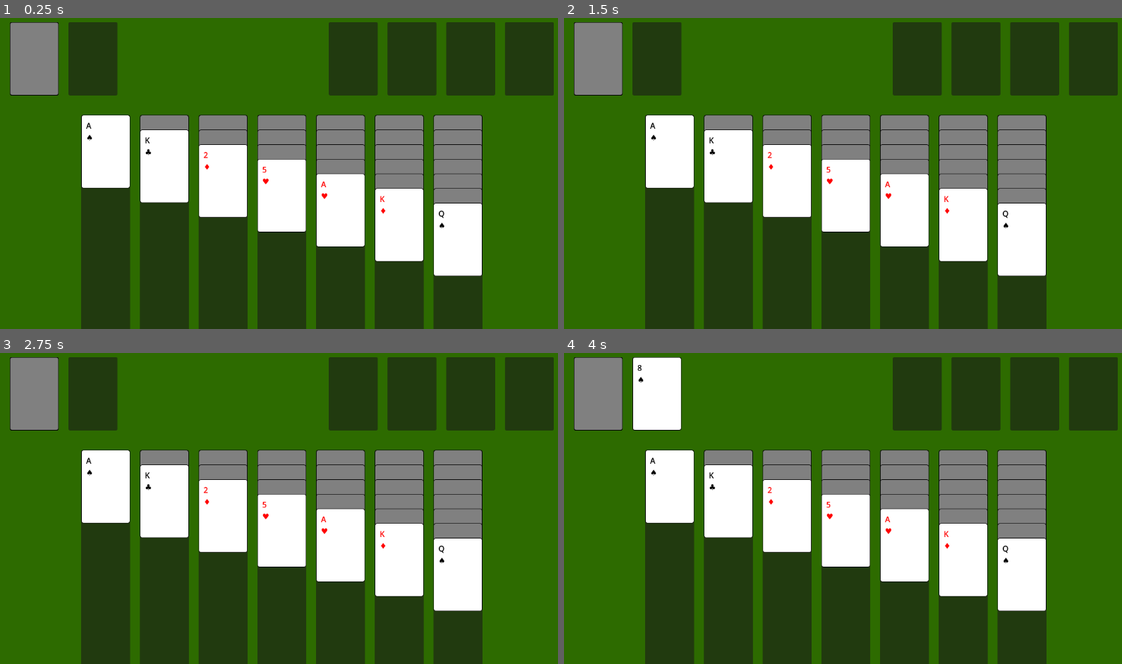
Above: before the commit, frames 1-4 (two rows, left to right).
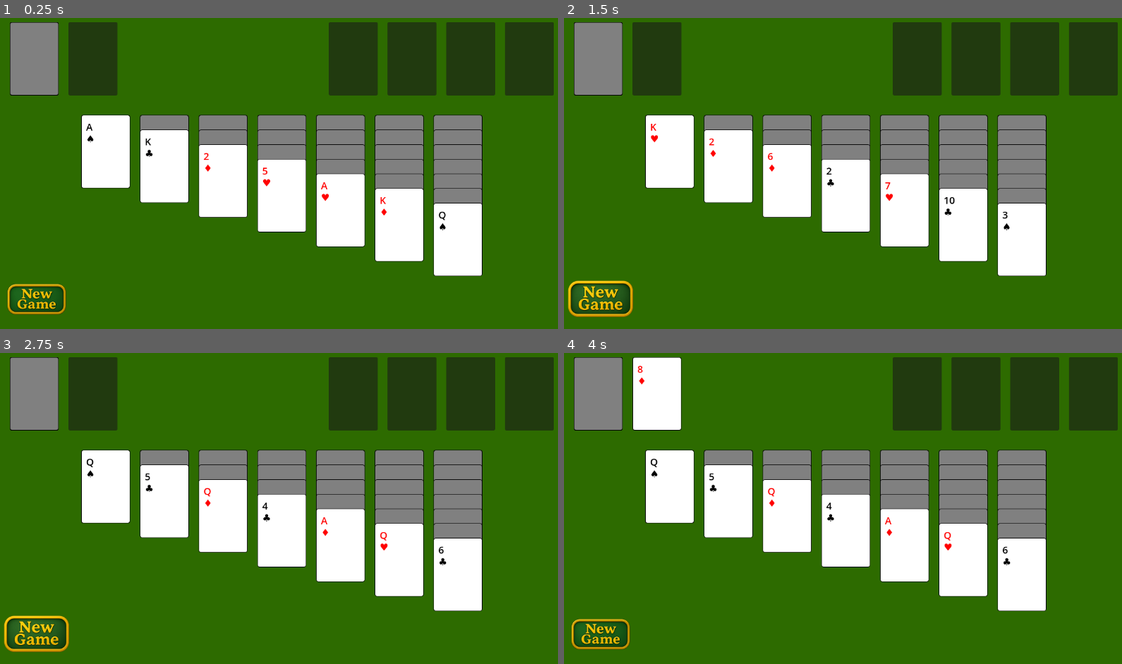
Above: after the commit, the same moments.

Repository: damiankk/CardKing
Game: Godot game, scene res://main.tscn
The game is run twice, just before and just after one commit, with the same random seed, the same clock (stepped at 60 frames per second) and the same inputs.
Inputs (mouse positions are in pixels of both pictures, inside the frame that each line leads up to):
- Up to frame 1 (0.25 s): no input
- Up to frame 2 (1.5 s): click (603, 297) at 0.52 s; click (603, 297) at 1.27 s
- Up to frame 3 (2.75 s): click (39, 632) at 2.02 s
- Up to frame 4 (4 s): tap Enter at 2.75 s; drag from (597, 393) to (904, 436) at 2.77 s; tap Space at 3.5 s; drag from (597, 393) to (815, 567) at 3.52 s

The runs differ from the first frame. In frame 1, 20% of the frame differs, in the area x 1-87%, y 33-100%; in frame 2, 21%, in the area x 0-87%, y 33-100%; in frame 3, 21%; in frame 4, 20%.

Commit message:
added new game button

Diff:
--- a/Scenes/card.tscn
+++ b/Scenes/card.tscn
@@ -30,6 +30,7 @@
 offset_right = 50.0
 offset_bottom = 33.0
 theme_override_colors/font_color = Color(0, 0, 0, 1)
+theme_override_font_sizes/font_size = 20
 text = "A"
 
 [node name="SuitLabel" type="Label" parent="."]
@@ -39,6 +40,7 @@
 offset_right = 50.0
 offset_bottom = 58.0
 theme_override_colors/font_color = Color(0, 0, 0, 1)
+theme_override_font_sizes/font_size = 20
 text = "♠"
 
 [node name="Background" type="Panel" parent="."]
--- a/deck.gd
+++ b/deck.gd
@@ -111,7 +111,7 @@
 				dealt_card.position = Vector2(0, j * TABLEAU_Y_OFFSET)
 				# Inside the 'if dealt_card:' block in deal_initial_tableau
 				if j == i: # Is this the last card for this pile?
-					print("Setting card (Pile ", i, ", Card ", j, ") FACE UP") # Debug print
+					#print("Setting card (Pile ", i, ", Card ", j, ") FACE UP") # Debug print
 					dealt_card.set_face_up(true)
 					dealt_card.set_interactive(true)
 				else: # This is a card that should be face down
@@ -467,3 +467,8 @@
 		return
 
 	deselect_selected_card()
+
+
+func _on_texture_button_pressed() -> void:
+	print("New Game button pressed. Reloading scene...")
+	get_tree().reload_current_scene()
--- a/main.tscn
+++ b/main.tscn
@@ -1,6 +1,10 @@
-[gd_scene load_steps=2 format=3 uid="uid://t88lxmbpm4fu"]
+[gd_scene load_steps=6 format=3 uid="uid://t88lxmbpm4fu"]
 
 [ext_resource type="Script" uid="uid://ckml78qxssdbl" path="res://deck.gd" id="1_ig7tw"]
+[ext_resource type="Texture2D" uid="uid://bvxguqkiuttpe" path="res://Assets/new_game_optimized.png" id="2_h2yge"]
+[ext_resource type="BitMap" uid="uid://h2v46f3c6asm" path="res://Assets/new_game_bitmap.png" id="4_1bvp3"]
+[ext_resource type="Texture2D" uid="uid://df2muvim1y4vb" path="res://Assets/new_game_hover_optimized.png" id="4_7mycd"]
+[ext_resource type="Texture2D" uid="uid://c32vncbx5md1m" path="res://Assets/new_game_pressed_optimized.png" id="4_lquwl"]
 
 [node name="Main" type="Control"]
 layout_mode = 3
@@ -66,52 +70,63 @@
 offset_left = 166.0
 offset_top = 210.0
 offset_right = 266.0
-offset_bottom = 710.0
+offset_bottom = 360.0
 
 [node name="TableauPileArea2" type="Panel" parent="."]
 layout_mode = 0
 offset_left = 286.0
 offset_top = 210.0
 offset_right = 386.0
-offset_bottom = 710.0
+offset_bottom = 360.0
 
 [node name="TableauPileArea3" type="Panel" parent="."]
 layout_mode = 0
 offset_left = 406.0
 offset_top = 210.0
 offset_right = 506.0
-offset_bottom = 710.0
+offset_bottom = 360.0
 
 [node name="TableauPileArea4" type="Panel" parent="."]
 layout_mode = 0
 offset_left = 526.0
 offset_top = 210.0
 offset_right = 626.0
-offset_bottom = 710.0
+offset_bottom = 360.0
 
 [node name="TableauPileArea5" type="Panel" parent="."]
 layout_mode = 0
 offset_left = 646.0
 offset_top = 210.0
 offset_right = 746.0
-offset_bottom = 710.0
+offset_bottom = 360.0
 
 [node name="TableauPileArea6" type="Panel" parent="."]
 layout_mode = 0
 offset_left = 766.0
 offset_top = 210.0
 offset_right = 866.0
-offset_bottom = 710.0
+offset_bottom = 360.0
 
 [node name="TableauPileArea7" type="Panel" parent="."]
 layout_mode = 0
 offset_left = 886.0
 offset_top = 210.0
 offset_right = 986.0
-offset_bottom = 710.0
+offset_bottom = 360.0
 
 [node name="Deck" type="Node" parent="."]
 script = ExtResource("1_ig7tw")
+
+[node name="TextureButton" type="TextureButton" parent="."]
+layout_mode = 0
+offset_top = 510.0
+offset_right = 300.0
+offset_bottom = 810.0
+scale = Vector2(0.5, 0.5)
+texture_normal = ExtResource("2_h2yge")
+texture_pressed = ExtResource("4_lquwl")
+texture_hover = ExtResource("4_7mycd")
+texture_click_mask = ExtResource("4_1bvp3")
 
 [connection signal="gui_input" from="StockPileArea" to="Deck" method="_on_stock_pile_area_gui_input"]
 [connection signal="gui_input" from="FoundationPileArea1" to="Deck" method="_on_foundation_area_clicked" binds= [0]]
@@ -125,3 +140,4 @@
 [connection signal="gui_input" from="TableauPileArea5" to="Deck" method="_on_tableau_pile_area_gui_input" binds= [4]]
 [connection signal="gui_input" from="TableauPileArea6" to="Deck" method="_on_tableau_pile_area_gui_input" binds= [5]]
 [connection signal="gui_input" from="TableauPileArea7" to="Deck" method="_on_tableau_pile_area_gui_input" binds= [6]]
+[connection signal="pressed" from="TextureButton" to="Deck" method="_on_texture_button_pressed"]
Binary file added: Assets/new_game_bitmap.png
Not shown, added: Assets/new_game_bitmap.png.import
Binary file added: Assets/new_game_hover_optimized.png
Not shown, added: Assets/new_game_hover_optimized.png.import
Binary file added: Assets/new_game_optimized.png
Not shown, added: Assets/new_game_optimized.png.import
Binary file added: Assets/new_game_pressed_optimized.png
Not shown, added: Assets/new_game_pressed_optimized.png.import
